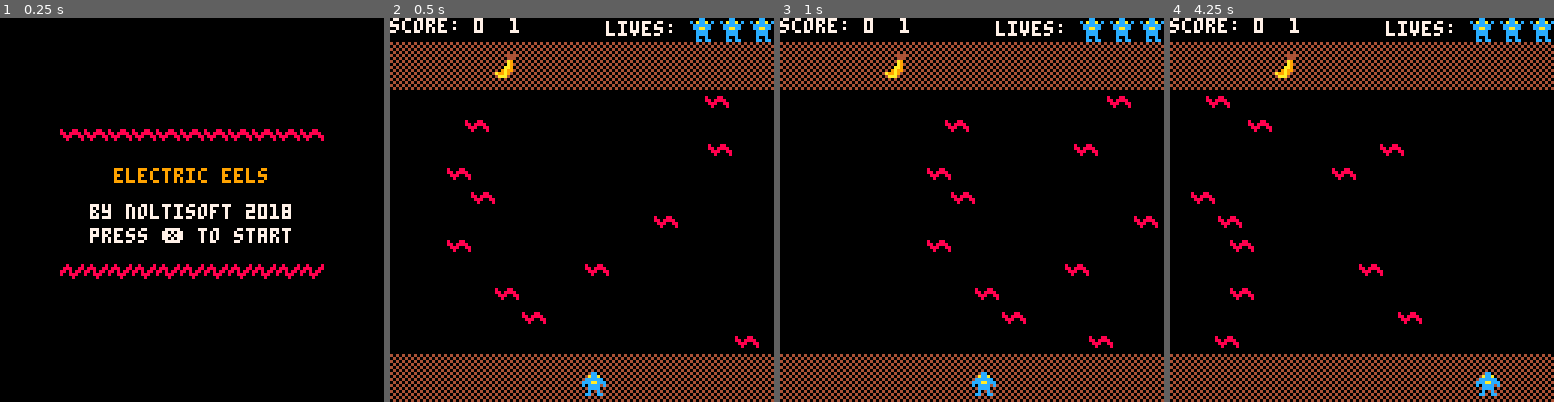
Above: before the commit, frames 1-4 (left to right).
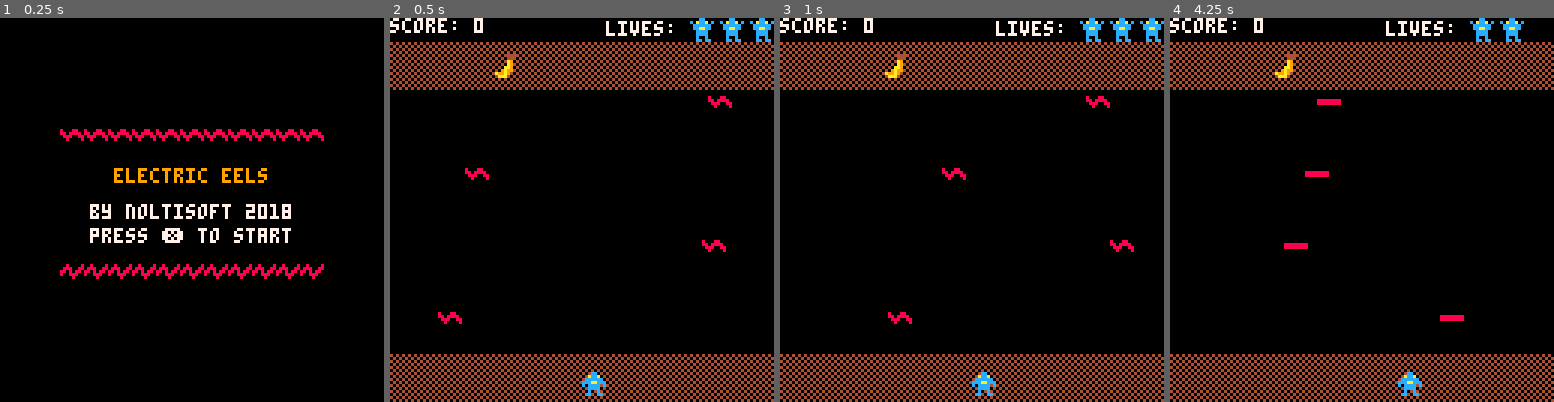
Above: after the commit, the same moments.

Repository: HNE74/pico8
Game: PICO-8 cartridge eleceel/eleceel.p8
Same seed, same stepped clock (60 frames per second), same inputs: the game is played once before the commit and once after it.
Inputs:
- Up to frame 1 (0.25 s): no input
- Up to frame 2 (0.5 s): tap X (X key) at 0.33 s
- Up to frame 3 (1 s): no input
- Up to frame 4 (4.25 s): tap X (X key) at 1.07, 1.85, 2.97, 4.08 s; hold Right 1.6-2.1 s; hold Up 2.15-2.42 s; hold Right 2.47-3.03 s; hold Left 3.08-3.58 s; hold Down 3.63-3.97 s; hold Right from 4.02 s (still down)

Frame 1 is identical in both runs. In frame 2, 1.4% of the frame differs, in the area x 12-97%, y 0-86%; in frame 3, 1.4%; in frame 4, 2.2%, in the area x 5-100%, y 0-99%.

Commit message:
Difficulty change

Diff:
--- a/eleceel/eleceel.p8
+++ b/eleceel/eleceel.p8
@@ -40,7 +40,7 @@
 function init_worms()
   worms={}
   y=24
-  for i=1,11 do
+  for i=1,4 do
 		  x=rnd(100)+8
 		  worm={}
 		  worm.w=8
@@ -48,10 +48,25 @@
 		  worm.x=x
 		  worm.y=y
 		  worm.sprite=0
-		  worm.speed=2
+		  worm.speed=rnd(2)+1
+		  worm.wait=0
 		  add(worms, worm)
-		  y+=8
+		  y+=8*3
 		end
+end
+
+function add_worm()
+	 y=22+rnd(11)*8
+	 x=rnd(100)+8
+	 worm={}
+	 worm.w=8
+		worm.h=8
+		worm.x=x
+		worm.y=y
+		worm.sprite=0
+		worm.speed=rnd(2)+1
+		worm.wait=0
+		add(worms, worm)
 end
 
 function _draw()
@@ -78,7 +93,7 @@
 
 function draw_game()
   cls()
-  print("score: "..player.score.."  "..fruit.state)
+  print("score: "..player.score)
   map(0,0, 0,8, 16,2)
   map(0,0, 0,112, 16,2)
   cursor(72,1)
@@ -90,7 +105,7 @@
   spr(player.sprite, player.x, player.y)
 
   if(game.state==2) then
-    cursor(50,60)
+    cursor(45,60)
     print("game over!")
     game.wait+=1
     if(game.wait>100) then
@@ -168,6 +183,9 @@
     elseif(fruit.sprite==11) then
       player.score+=50
     end
+    if(#worms<15) then
+      add_worm()
+    end
     return
   end
 
@@ -190,13 +208,22 @@
   		if (w.x+w.speed > 128-w.w) or (w.x+w.speed < 0) then
   		  w.speed=-w.speed
   	   w.speed+=rnd(2)-1
-  	   if (w.speed>3) then
-  	     w.speed=3
-  	   elseif(w.speed<-3) then
-  	     w.speed=-3
+  	   if (w.speed>2) then
+  	     w.speed=2
+  	   elseif(w.speed<-2) then
+  	     w.speed=-2
   	   end
   		end
   		w.x+=w.speed
+
+  		w.wait+=1
+  		if(w.wait>5) then
+  				w.sprite+=1
+  				w.wait=0
+  		  if(w.sprite>2) then
+  		    w.sprite=0
+  		  end
+  		end
   end
 end
 
